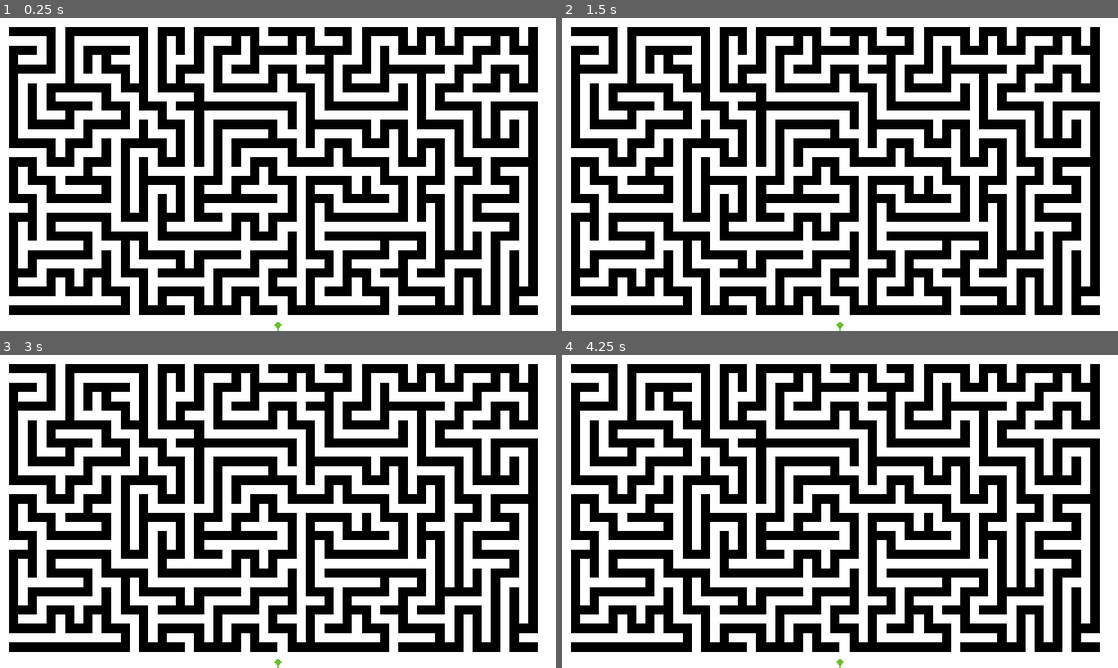
Above: before the commit, frames 1-4 (two rows, left to right).
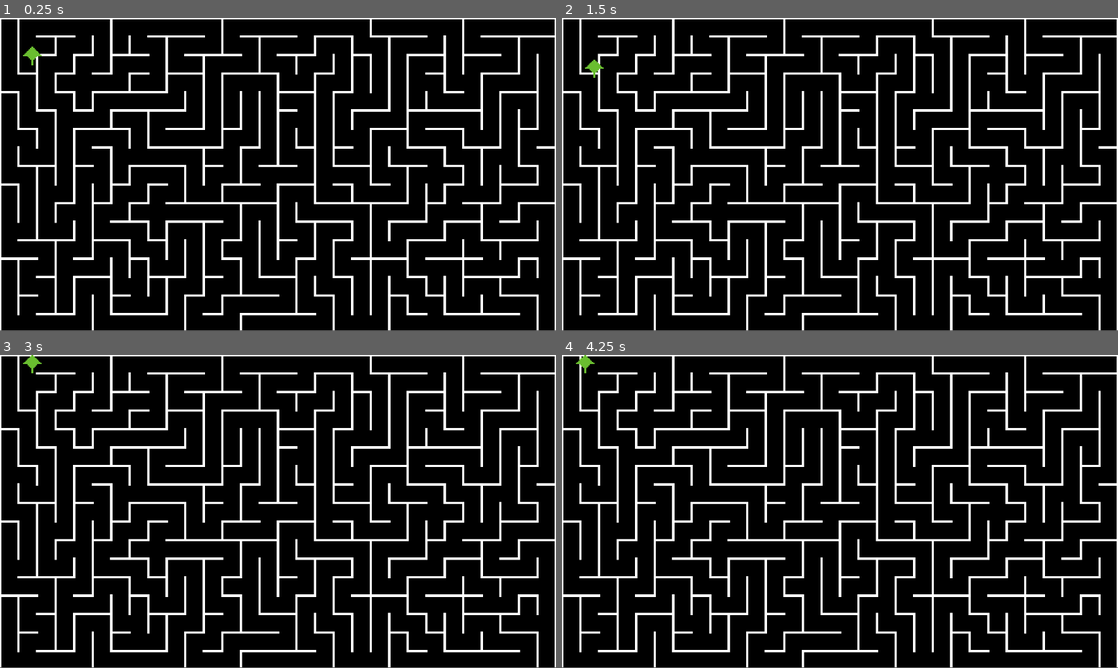
Above: after the commit, the same moments.

Repository: vividskiess/COS30031
Game: Godot game, scene res://scenes/level.tscn
Same seed, same stepped clock (60 frames per second), same inputs: the game is played once before the commit and once after it.
Inputs:
- Up to frame 1 (0.25 s): no input
- Up to frame 2 (1.5 s): tap Enter at 0.5 s; hold D (move_right) 0.53-1.28 s; tap Space at 1.25 s; hold S (move_down) from 1.28 s (still down)
- Up to frame 3 (3 s): tap Enter at 2 s; release S (move_down) at 2.03 s; hold D (move_right) 2.03-2.78 s; tap Space at 2.75 s; hold W (move_up) from 2.78 s (still down)
- Up to frame 4 (4.25 s): tap Enter at 3.5 s; release W (move_up) at 3.53 s; hold A (move_left) from 3.53 s (still down)
In our replay, the window is 800x450 before the commit and 800x449 after it. These sizes can differ from the game's own. Grey fills any space a smaller window leaves; there, only what the larger window draws over its background counts as a difference.

The runs differ from the first frame. In frame 1, 55% of the frame differs, in the area x 0-100%, y 0-100%; in frame 2, 55%; in frame 3, 55%; in frame 4, 55%.

Commit message:
Add two options for maze generation

Diff:
--- a/project.godot
+++ b/project.godot
@@ -17,10 +17,10 @@
 
 [display]
 
-window/size/viewport_width=960
-window/size/viewport_height=540
-window/size/window_width_override=1920
-window/size/window_height_override=1080
+window/size/viewport_width=480
+window/size/viewport_height=270
+window/size/window_width_override=960
+window/size/window_height_override=550
 window/stretch/mode="canvas_items"
 window/stretch/aspect="expand"
 
--- a/scenes/level.tscn
+++ b/scenes/level.tscn
@@ -1,23 +1,154 @@
 [gd_scene format=3 uid="uid://boyerhl0b557u"]
 
-[ext_resource type="Script" uid="uid://bcfsc7y16r4cc" path="res://scripts/level.gd" id="1_ux5qa"]
+[ext_resource type="Script" uid="uid://km2f3dynmtnh" path="res://scripts/level_old.gd" id="1_w8frs"]
+[ext_resource type="Texture2D" uid="uid://ddy2c4m3qt6aa" path="res://assets/minigame/maze_00.png" id="2_gunhw"]
 [ext_resource type="Texture2D" uid="uid://bakrgeo14o2t3" path="res://assets/minigame/path_and_wall.png" id="2_w8frs"]
+[ext_resource type="Texture2D" uid="uid://dw38e3a12wv8p" path="res://assets/minigame/maze_01.png" id="3_8gofh"]
+[ext_resource type="Texture2D" uid="uid://k35fe7566ogy" path="res://assets/minigame/maze_10.png" id="4_h6wmr"]
+[ext_resource type="Texture2D" uid="uid://e63rjvhm0lbg" path="res://assets/minigame/maze_11.png" id="5_pqd0y"]
+[ext_resource type="Texture2D" uid="uid://dc40l7p0dj1fj" path="res://assets/minigame/maze_12.png" id="6_5k0ak"]
+[ext_resource type="Texture2D" uid="uid://bolq70typanht" path="res://assets/minigame/maze_13.png" id="7_wu01b"]
+[ext_resource type="Texture2D" uid="uid://k4fr5dcdbloh" path="res://assets/minigame/maze_14.png" id="8_3ies3"]
+[ext_resource type="Texture2D" uid="uid://dohgqycig7kme" path="res://assets/minigame/maze_15.png" id="9_xy2fk"]
+[ext_resource type="Texture2D" uid="uid://iuvms51lwxyg" path="res://assets/minigame/maze_02.png" id="11_cmcjb"]
+[ext_resource type="Texture2D" uid="uid://dku3rih1mco8t" path="res://assets/minigame/maze_03.png" id="12_556r4"]
+[ext_resource type="Texture2D" uid="uid://cuvveq67d0720" path="res://assets/minigame/maze_04.png" id="13_7agi7"]
+[ext_resource type="Texture2D" uid="uid://7lxfbmico8vd" path="res://assets/minigame/maze_05.png" id="14_kih21"]
+[ext_resource type="Texture2D" uid="uid://cwhie4bt8xcbm" path="res://assets/minigame/maze_06.png" id="15_w3o6u"]
+[ext_resource type="Texture2D" uid="uid://ce8noe26siuyi" path="res://assets/minigame/maze_07.png" id="16_2e2fo"]
+[ext_resource type="Texture2D" uid="uid://puef7bp6rr4y" path="res://assets/minigame/maze_08.png" id="17_gur6y"]
 [ext_resource type="PackedScene" uid="uid://dixuoy8uubxwi" path="res://scenes/player.tscn" id="18_82cfe"]
+[ext_resource type="Texture2D" uid="uid://c64if1kbdqm16" path="res://assets/minigame/maze_09.png" id="18_v3why"]
+
+[sub_resource type="TileSetAtlasSource" id="TileSetAtlasSource_gunhw"]
+texture = ExtResource("2_gunhw")
+0:0/0 = 0
+0:0/0/physics_layer_0/polygon_0/points = PackedVector2Array(-8, -8, -8, -7, -7, -7, -7, -8)
+0:0/0/physics_layer_0/polygon_1/points = PackedVector2Array(7, -8, 7, -7, 8, -7, 8, -8)
+0:0/0/physics_layer_0/polygon_2/points = PackedVector2Array(-8, 7, -8, 8, -7, 8, -7, 7)
+0:0/0/physics_layer_0/polygon_3/points = PackedVector2Array(7, 7, 7, 8, 8, 8, 8, 7)
+
+[sub_resource type="TileSetAtlasSource" id="TileSetAtlasSource_8gofh"]
+texture = ExtResource("3_8gofh")
+0:0/0 = 0
+0:0/0/physics_layer_0/polygon_0/points = PackedVector2Array(-8, -8, -8, -7, 8, -7, 8, -8)
+0:0/0/physics_layer_0/polygon_1/points = PackedVector2Array(-8, 7, -8, 8, -7, 8, -7, 7)
+0:0/0/physics_layer_0/polygon_2/points = PackedVector2Array(7, 7, 7, 8, 8, 8, 8, 7)
+
+[sub_resource type="TileSetAtlasSource" id="TileSetAtlasSource_h6wmr"]
+texture = ExtResource("4_h6wmr")
+0:0/0 = 0
+0:0/0/physics_layer_0/polygon_0/points = PackedVector2Array(-8, -8, -7, -8, -7, 8, -8, 8)
+0:0/0/physics_layer_0/polygon_1/points = PackedVector2Array(7, -8, 8, -8, 8, 8, 7, 8)
+
+[sub_resource type="TileSetAtlasSource" id="TileSetAtlasSource_pqd0y"]
+texture = ExtResource("5_pqd0y")
+0:0/0 = 0
+0:0/0/physics_layer_0/polygon_0/points = PackedVector2Array(-8, -8, -8, 8, -7, 8, -7, -7, 7, -7, 7, 8, 8, 8, 8, -8)
+
+[sub_resource type="TileSetAtlasSource" id="TileSetAtlasSource_5k0ak"]
+texture = ExtResource("6_5k0ak")
+0:0/0 = 0
+0:0/0/physics_layer_0/polygon_0/points = PackedVector2Array(-8, -8, -8, 8, 8, 8, 8, 7, -7, 7, -7, -8)
+0:0/0/physics_layer_0/polygon_1/points = PackedVector2Array(7, -8, 7, -7, 8, -7, 8, -8)
+
+[sub_resource type="TileSetAtlasSource" id="TileSetAtlasSource_wu01b"]
+texture = ExtResource("7_wu01b")
+0:0/0 = 0
+0:0/0/physics_layer_0/polygon_0/points = PackedVector2Array(-8, -8, -8, 8, 8, 8, 8, 7, -7, 7, -7, -7, 8, -7, 8, -8)
+
+[sub_resource type="TileSetAtlasSource" id="TileSetAtlasSource_3ies3"]
+texture = ExtResource("8_3ies3")
+0:0/0 = 0
+0:0/0/physics_layer_0/polygon_0/points = PackedVector2Array(-8, -8, -8, 8, 8, 8, 8, -8, 7, -8, 7, 7, -7, 7, -7, -8)
+
+[sub_resource type="TileSetAtlasSource" id="TileSetAtlasSource_xy2fk"]
+texture = ExtResource("9_xy2fk")
+0:0/0 = 0
+0:0/0/physics_layer_0/polygon_0/points = PackedVector2Array(-8, -8, -8, 8, 8, 8, 8, -8)
 
 [sub_resource type="TileSetAtlasSource" id="TileSetAtlasSource_mx8sn"]
 texture = ExtResource("2_w8frs")
 0:0/0 = 0
 1:0/0 = 0
-1:0/0/physics_layer_0/polygon_0/points = PackedVector2Array(-8, -8, 8, -8, 8, 8, -8, 8)
+1:0/0/physics_layer_0/polygon_0/points = PackedVector2Array(-8, -8, -8, 8, 8, 8, 8, -8)
+
+[sub_resource type="TileSetAtlasSource" id="TileSetAtlasSource_cmcjb"]
+texture = ExtResource("11_cmcjb")
+0:0/0 = 0
+0:0/0/physics_layer_0/polygon_0/points = PackedVector2Array(-8, -8, -8, -7, -7, -7, -7, -8)
+0:0/0/physics_layer_0/polygon_1/points = PackedVector2Array(-8, 7, -8, 8, -7, 8, -7, 7)
+0:0/0/physics_layer_0/polygon_2/points = PackedVector2Array(7, -8, 8, -8, 8, 8, 7, 8)
+
+[sub_resource type="TileSetAtlasSource" id="TileSetAtlasSource_556r4"]
+texture = ExtResource("12_556r4")
+0:0/0 = 0
+0:0/0/physics_layer_0/polygon_0/points = PackedVector2Array(-8, -8, -8, -7, 7, -7, 7, 8, 8, 8, 8, -8)
+0:0/0/physics_layer_0/polygon_1/points = PackedVector2Array(-8, 7, -8, 8, -7, 8, -7, 7)
+
+[sub_resource type="TileSetAtlasSource" id="TileSetAtlasSource_7agi7"]
+texture = ExtResource("13_7agi7")
+0:0/0 = 0
+0:0/0/physics_layer_0/polygon_0/points = PackedVector2Array(-8, -8, -8, -7, -7, -7, -7, -8)
+0:0/0/physics_layer_0/polygon_1/points = PackedVector2Array(7, -8, 7, -7, 8, -7, 8, -8)
+0:0/0/physics_layer_0/polygon_2/points = PackedVector2Array(-8, 7, -8, 8, 8, 8, 8, 7)
+
+[sub_resource type="TileSetAtlasSource" id="TileSetAtlasSource_kih21"]
+texture = ExtResource("14_kih21")
+0:0/0 = 0
+0:0/0/physics_layer_0/polygon_0/points = PackedVector2Array(-8, -8, -8, -7, 8, -7, 8, -8)
+0:0/0/physics_layer_0/polygon_1/points = PackedVector2Array(-8, 7, -8, 8, 8, 8, 8, 7)
+
+[sub_resource type="TileSetAtlasSource" id="TileSetAtlasSource_w3o6u"]
+texture = ExtResource("15_w3o6u")
+0:0/0 = 0
+0:0/0/physics_layer_0/polygon_0/points = PackedVector2Array(-8, -8, -8, -7, -7, -7, -7, -8)
+0:0/0/physics_layer_0/polygon_1/points = PackedVector2Array(-8, 7, -8, 8, 8, 8, 8, -8, 7, -8, 7, 7)
+
+[sub_resource type="TileSetAtlasSource" id="TileSetAtlasSource_2e2fo"]
+texture = ExtResource("16_2e2fo")
+0:0/0 = 0
+0:0/0/physics_layer_0/polygon_0/points = PackedVector2Array(-8, -8, -8, -7, 7, -7, 7, 7, -8, 7, -8, 8, 8, 8, 8, -8)
+
+[sub_resource type="TileSetAtlasSource" id="TileSetAtlasSource_gur6y"]
+texture = ExtResource("17_gur6y")
+0:0/0 = 0
+0:0/0/physics_layer_0/polygon_0/points = PackedVector2Array(-8, -8, -7, -8, -7, 8, -8, 8)
+0:0/0/physics_layer_0/polygon_1/points = PackedVector2Array(7, -8, 7, -7, 8, -7, 8, -8)
+0:0/0/physics_layer_0/polygon_2/points = PackedVector2Array(7, 7, 7, 8, 8, 8, 8, 7)
+
+[sub_resource type="TileSetAtlasSource" id="TileSetAtlasSource_v3why"]
+texture = ExtResource("18_v3why")
+0:0/0 = 0
+0:0/0/physics_layer_0/polygon_0/points = PackedVector2Array(-8, -8, -8, 8, -7, 8, -7, -7, 8, -7, 8, -8)
+0:0/0/physics_layer_0/polygon_1/points = PackedVector2Array(7, 7, 7, 8, 8, 8, 8, 7)
 
 [sub_resource type="TileSet" id="TileSet_bntgb"]
 physics_layer_0/collision_layer = 1
-sources/0 = SubResource("TileSetAtlasSource_mx8sn")
+sources/16 = SubResource("TileSetAtlasSource_mx8sn")
+sources/0 = SubResource("TileSetAtlasSource_gunhw")
+sources/1 = SubResource("TileSetAtlasSource_8gofh")
+sources/2 = SubResource("TileSetAtlasSource_cmcjb")
+sources/3 = SubResource("TileSetAtlasSource_556r4")
+sources/4 = SubResource("TileSetAtlasSource_7agi7")
+sources/5 = SubResource("TileSetAtlasSource_kih21")
+sources/6 = SubResource("TileSetAtlasSource_w3o6u")
+sources/7 = SubResource("TileSetAtlasSource_2e2fo")
+sources/8 = SubResource("TileSetAtlasSource_gur6y")
+sources/9 = SubResource("TileSetAtlasSource_v3why")
+sources/10 = SubResource("TileSetAtlasSource_h6wmr")
+sources/11 = SubResource("TileSetAtlasSource_pqd0y")
+sources/12 = SubResource("TileSetAtlasSource_5k0ak")
+sources/13 = SubResource("TileSetAtlasSource_wu01b")
+sources/14 = SubResource("TileSetAtlasSource_3ies3")
+sources/15 = SubResource("TileSetAtlasSource_xy2fk")
+tile_proxies/coords_level = [[1, Vector2i(0, 0)], [17, Vector2i(0, 0)], [2, Vector2i(0, 0)], [17, Vector2i(1, 0)], [3, Vector2i(0, 0)], [17, Vector2i(2, 0)], [4, Vector2i(0, 0)], [17, Vector2i(3, 0)], [5, Vector2i(0, 0)], [17, Vector2i(0, 1)], [6, Vector2i(0, 0)], [17, Vector2i(1, 1)], [7, Vector2i(0, 0)], [17, Vector2i(2, 1)], [8, Vector2i(0, 0)], [17, Vector2i(3, 1)], [9, Vector2i(0, 0)], [17, Vector2i(0, 2)], [10, Vector2i(0, 0)], [17, Vector2i(1, 2)], [11, Vector2i(0, 0)], [17, Vector2i(2, 2)], [12, Vector2i(0, 0)], [17, Vector2i(3, 2)], [13, Vector2i(0, 0)], [17, Vector2i(0, 3)], [14, Vector2i(0, 0)], [17, Vector2i(1, 3)], [15, Vector2i(0, 0)], [17, Vector2i(2, 3)], [16, Vector2i(0, 0)], [17, Vector2i(3, 3)]]
 
 [node name="Level" type="Node2D" unique_id=1918718168]
-script = ExtResource("1_ux5qa")
+script = ExtResource("1_w8frs")
 
 [node name="TileMapLayer" type="TileMapLayer" parent="." unique_id=1830873438]
 tile_set = SubResource("TileSet_bntgb")
 
 [node name="Player" parent="." unique_id=206688917 instance=ExtResource("18_82cfe")]
+position = Vector2(32, 32)
--- /dev/null
+++ b/scripts/level_old.gd
@@ -0,0 +1,77 @@
+extends Node2D
+
+# The level script will procedurally generate a maze for the level scene each time it is called.
+# The maze is generated through the Recursive Backtrack algorithm.
+
+# Starting cell is picked and marked visited.
+# In the case any neighbouring cell has not been visited:
+	# Picks a random neighboring cell that hasn't been visited.
+	# Removes the wall between the two cells.
+	# Adds the current cell to the stack.
+	# Makes the chosen cell the current cell, and marks it as visited.
+# If the current cell has no unvisited neighbors, take the top cell from the stack and amke it current.
+# Repeat from #2 until there are no more unvisited cells.
+
+const N = 1
+const E = 2
+const S = 4
+const W = 8
+
+var cell_walls = {
+	Vector2(0, -1): N,
+	Vector2(1, 0): E,
+	Vector2(0, 1): S,
+	Vector2(-1, 0): W}
+
+var tile_size = 16 # Tile size (pixels)
+var width = 30 # Maze width (tiles)
+var height = 17 # Maze width (tiles)
+
+var maze_seed = 0 # Seed value for map.
+
+@onready var Map = $TileMapLayer # Reference to the tile map for convenience.
+
+func _ready():
+	randomize()
+	if !maze_seed:
+		maze_seed = randi()
+	seed(maze_seed)
+	print("Seed: ", maze_seed)
+	tile_size = Map.tile_set.tile_size
+	make_maze()
+
+func check_neighbours(cell, unvisited):
+	# Returns array of the cell's unvisited neighbours.
+	var list = []
+	for n in cell_walls.keys():
+		if cell + n in unvisited:
+			list.append(cell + n)
+	return list
+
+func make_maze():
+	var unvisited = [] # Array of unvisited tiles.
+	var stack = [] # Fills the map with solid tiles.
+	Map.clear()
+	for x in range (width):
+		for y in range (height):
+			unvisited.append(Vector2(x, y))
+			Map.set_cell(Vector2(x, y), N|E|S|W, Vector2i(0, 0), 0)
+	var current = Vector2(0, 0)
+	unvisited.erase(current)
+
+	# Recursive backtrack algorithm.
+	while unvisited:
+		var neighbours = check_neighbours(current, unvisited)
+		if neighbours.size() > 0:
+			var next = neighbours[randi() % neighbours.size()]
+			stack.append(current)
+			# Remove walls from both cells.
+			var dir = next - current
+			var current_walls = Map.get_cell_source_id(current) - cell_walls[dir]
+			var next_walls = Map.get_cell_source_id(next) - cell_walls[-dir]
+			Map.set_cell(current, current_walls, Vector2i(0, 0), 0)
+			Map.set_cell(next, next_walls, Vector2i(0, 0), 0)
+			current = next
+			unvisited.erase(current)
+		elif stack:
+			current = stack.pop_back()
--- a/scripts/player.gd
+++ b/scripts/player.gd
@@ -1,17 +1,14 @@
 extends CharacterBody2D
 
 # Variables set when scene is ready.
-@onready var screen_size = get_viewport_rect().size # Get screen size (480x270, 960x540) values.
+@onready var screen_size = get_viewport_rect().size # Get screen size (960x540) values.
 
 # Adjustable variables in inspector w/ default values.
-@export var move_speed: float = 200.0 # Movement speed.
+@export var move_speed: float = 400.0 # Movement speed.
 
 # All other variables.
 var has_key = false # Flag for level key.
 
-# Function for initialising.
-func _ready() -> void:
-	position = Vector2(screen_size.x/2, screen_size.y) # Set starting position - might change per level.
 
 # Function for movement.
 func _physics_process(_delta: float) -> void:
Renamed: scripts/level.gd -> scripts/level_new.gd
Renamed: scripts/level.gd.uid -> scripts/level_new.gd.uid
Not shown, added: scripts/level_old.gd.uid
